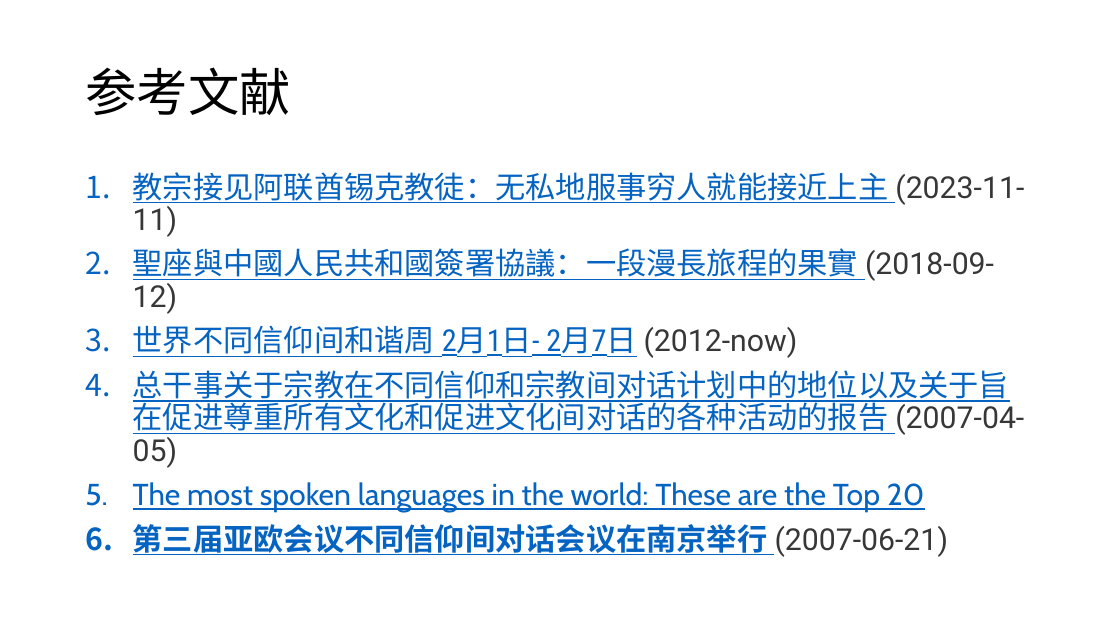
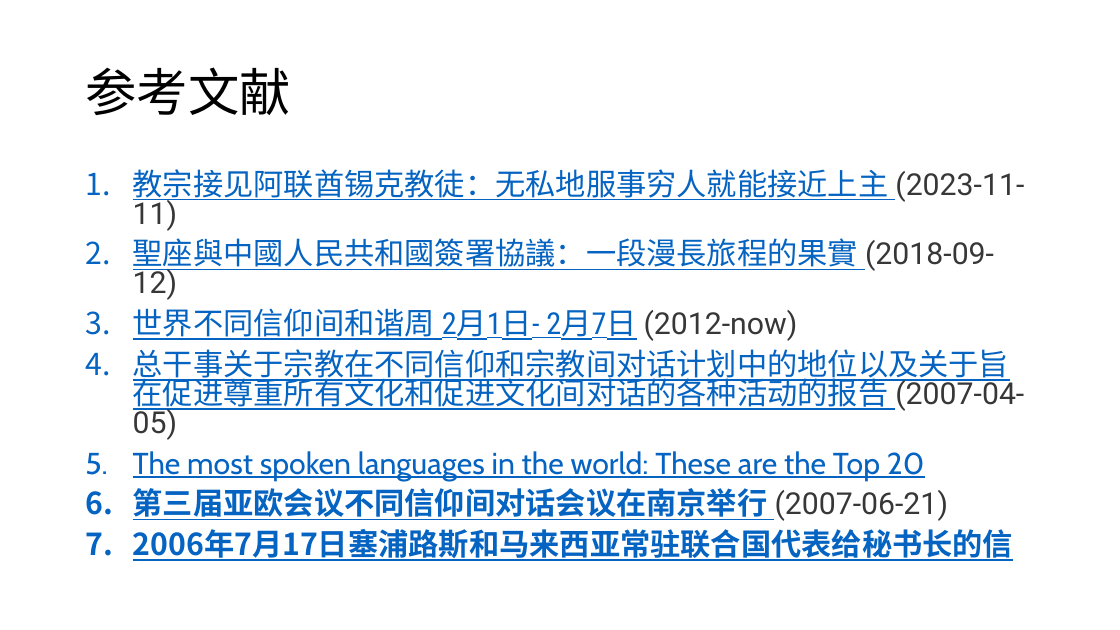
Before and after one commit to howardyang2009/Amber, a slide deck: slide 10 of P(Path)/RP(ReligionPath)/信仰之路（中文）.pptx. Drawn at 1120x630 pixels with LibreOffice and Linux fonts; fonts in the diff are those of the drawing. Boxes give left, top, right and bottom in pixels: in the first picture for what was removed or moved away, otherwise in the second. Text is boxed around its words. In the diff, an @@ line names an element or a change of style, - is before the commit and + after.

```diff
--- a/P(Path)/RP(ReligionPath)/信仰之路（中文）.pptx
+++ b/P(Path)/RP(ReligionPath)/信仰之路（中文）.pptx
@@ text at (133,169,1024,521): line spacing 0.9 to 0.8 @@
@@ text at (133,529,1014,561): paragraph added @@
+7. 2006年7月17日塞浦路斯和马来西亚常驻联合国代表给秘书长的信
```
Also in this commit, not shown: 1 other slide changed, 2 other files.
